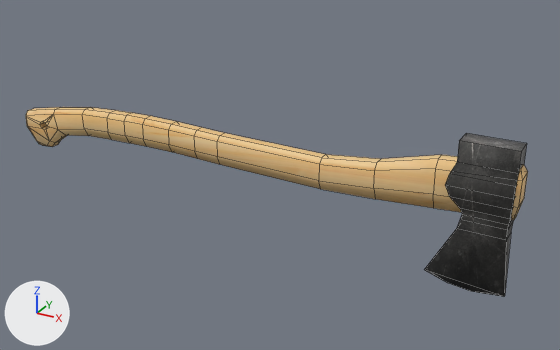
An edit to the FBX model common/VoxiconLib/Assets/Models/axe.fbx, drawn before and after from the same camera.
The view is the same before and after, from a 50 mm camera at (2.06, -3.24, 1.55) aimed at (0.25, 0.03, -0.09). Lighting does not change. The marker at lower left points along +X, +Y and +Z. Mesh edges are drawn as thin lines. Where no turn or scale is listed for an object, it has been applied to the vertices. Vertices at the same position are counted once.

Objects in the first picture: 'Axe Blade', 'Axe Handle'.
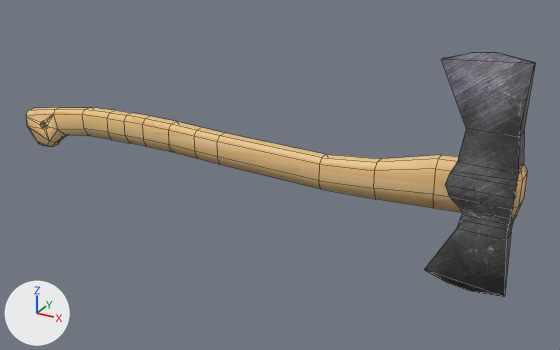
Where the newer file only moved an object's origin or applied its transform, the numbers keep the older frame.

The change, as a diff of the scene's bpy script:
```diff
--- a/common/VoxiconLib/Assets/Models/axe.fbx.py
+++ b/common/VoxiconLib/Assets/Models/axe.fbx.py
@@ me_cube_001 @@
 # used by ob_axe_blade; location = (1.33, 0.0, -0.011)
 # verts and faces of me_cube_001; kept vertices keep their numbers, new ones are numbered from 42
 # before: 4 (0.143, 0.054, 0.32) at pixel (526, 143), 5 (0.143, -0.054, 0.32) at pixel (521, 151), 6 (-0.126, -0.054, 0.32) at pixel (459, 140), 7 (-0.126, 0.054, 0.32) at pixel (466, 133)
-me_cube_001.from_pydata(...)  # 42 vertices, 41 faces; spans x -0.249..0.146, y -0.071..0.071, z -0.453..0.32
+me_cube_001.from_pydata(...)  # 48 vertices, 49 faces; spans x -0.251..0.146, y -0.071..0.071, z -0.453..0.717
+# me_cube_001 part 1
+verts[4] = (0.126, 0.045, 0.379)  # moved, pixel (524, 130)
+verts[5] = (0.126, -0.049, 0.379)  # moved, pixel (518, 137)
+verts[6] = (-0.102, -0.049, 0.379)  # moved, pixel (466, 128)
+verts[7] = (-0.102, 0.045, 0.379)  # moved
+verts[42] = (0.143, -0.009, 0.694)  # pixel (534, 63)
+verts[43] = (0.143, 0.006, 0.694)  # pixel (535, 62)
+verts[44] = (-0.251, 0.006, 0.662)  # pixel (442, 58)
+verts[45] = (-0.251, -0.009, 0.662)  # pixel (441, 59)
+verts[46] = (-0.016, -0.002, 0.717)  # pixel (497, 52)
+verts[47] = (-0.127, -0.002, 0.704)  # pixel (470, 52)
+faces += [(5, 42, 45, 6), (6, 45, 44, 7), (4, 7, 44, 43), (44, 45, 47), (42, 46, 47, 45), (43, 44, 47, 46)]
+faces += [(42, 43, 46), (4, 43, 42, 5)]
+# me_cube_001 part 2: 41 kept faces spanning x -0.249..0.146, y -0.071..0.071, z -0.453..0.379 get new texture (UV) coordinates
 me_cube_001.materials.append(mat_blade)
```

Pixel boxes (x1, y1, x2, y2) of what changed, in the pictures (560 x 350 px):
'Axe Blade', reshaped (9% wider, 48% taller): before (424, 133, 527, 297); after (424, 53, 536, 297)
part 1 of me_cube_001, built on: before (457, 133, 527, 174); after (442, 53, 536, 174)
part 2 of me_cube_001, surface changed (black to grey): (424, 162, 519, 297) in both
